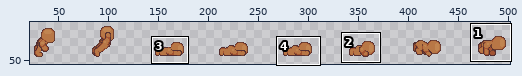
Sprite sheet: Assets/character/Template/Right/TemplateRightRoll.png. The first picture is a wide view before the edit; the outline marks the close-up.
Close-up. The starting point:
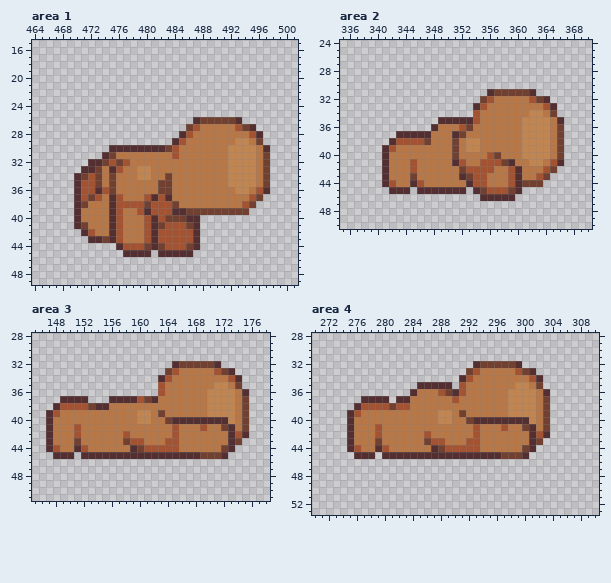
The file is 512x64 pixels. Shown: area 1: x 464..501, y 15..49; area 2: x 335..370, y 24..50; area 3: x 145..178, y 28..51; area 4: x 270..310, y 28..53. The wide view leaves out empty margins.
New version:
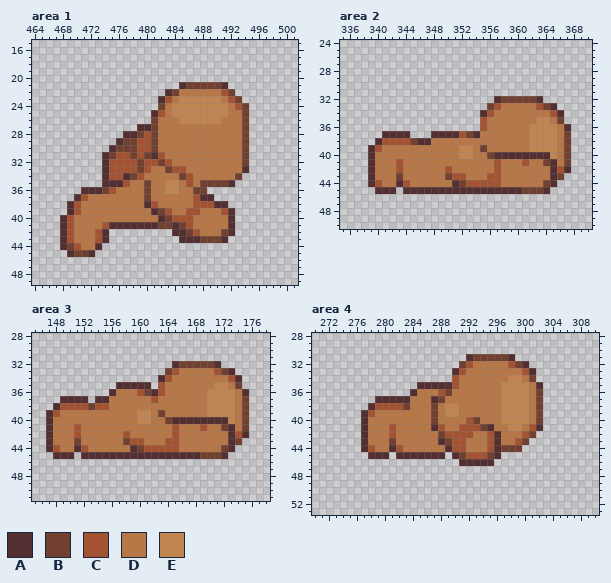
Palette (. is transparent): A #542f31  B #714030  C #a35331  D #b87746  E #c18551
Edits made:
Changed rows in their new state; - is an unchanged pixel.
Area 1:
first column x 468:
21 -----------------ABBBBBA------
22 ---------------ABDDDDDDCB-----
23 --------------ACDEEEEEEDCB----
24 --------------BDEEEEEEEEDCB---
25 -------------ACDEEEEEEEEDDB---
26 -------------BDDDEEEEEEDDDB---
27 -----------AABDDDDDD-----D-.--
28 ---------AABCBDDDDD-------B..-
29 --------ABBCCBDDDD-------DB..-
30 --------BBBCCBDDD-------DDB...
31 --------CCBCBAC-D-------DDB...
32 ----..A-C-CBCCBC--------DDB...
33 ---...AC-CCBC--BCC------DDA...
34 --....ACCABCD--D-BC-----DB....
35 --....AAAC--B-DEE-C-BBBBA.....
36 --.AA-BC----B-DEE--BB.........
37 ----DD-DD---BDDD---CAA.......-
38 -ACD---DDDDDA-DDD--CCCAA....--
39 -AC----DD--DDAB-DDCCDDDCA..---
40 ACD----DD---DDA-CCCDDDDDA-----
41 ACDD--C-AAAAA--BABCDDDDDA-----
42 ACDDDCA.........AABCDDDBA-----
43 ACDDDCA..........AA-BBBA------
44 ABCDDA--............----------
45 -ABBA----....-.....-----------
Area 2:
first column x 339:
31 -----------------.......-----
32 ----------------..ABBBBBA.---
33 ---------------..BC-----CB---
34 ---------------.AC-----DD-CA-
35 ----------......C-----DD---B-
36 ---------.......C-----D---EDA
37 --AA--...AAA-CBA------D---EDB
38 -ACC--BAA---D-DD------D---EDB
39 ACDD--------DE-DB-----D---EDB
40 ADD---------DEE--BAAAAAAAAEDB
41 ADD-C-D-----DD--DD-DD-CDDBADB
42 ADD-C-D----C-DDDDDC-DD---DACA
43 ADD-B-D----BCCDDDCC-DD--DDAB-
44 ACDDACDD----ABC--CC-DDDDDBA--
45 -AA-.-A-------A-AAAAA-BBBA---
46 ----------------.....--------
Area 3:
first column x 154:
35 ---AAAAA-
36 --ADDDCBA
37 AADDDDDDC
38 CC-------
Area 4:
first column x 275:
31 -----------------ABBBBBA-----
32 ----------------BCDDDDDCBA---
33 ---------------ACDD-----DC---
34 ---------------CDD-----EE-B.-
35 ---------------CD-----EE---A-
36 ---------------DD-----E---DB.
37 --..--A-----AB-D------E---DB.
38 -..A--C-B---B-EE------E---DB.
39 ..AC--------BD-ED-----E---DB.
40 ..A---------BDD--CBDDDEEEEDB.
41 ..A-D-C-----AC--CC-BA-DEEDCA.
42 ..A-D-C----D-BCCCCD-CA---CB..
43 ..A-D-B----DDABCCDD-CA--CB..-
44 ..ACDDAC----DDA--DD-CABBB..--
45 -..-A-.-------.-BCCCB-....---
46 ----------------AAAAA--------
Pixel boxes of the changes (left, top, right, bottom) in both close-ups:
changed: (60, 82, 270, 257)
changed: (368, 89, 571, 201)
changed: (95, 382, 158, 410)
changed: (347, 354, 550, 466)
